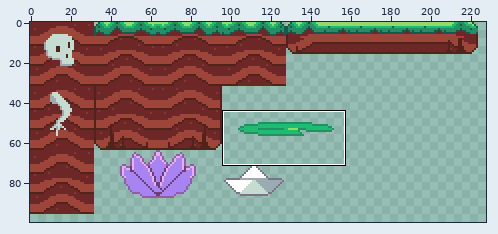
Two states of a sprite sheet, Unity/Assets/Resources/Images/Tiles/Tiles.png. The first picture is a wide view before the edit; the outline marks the close-up.
Close-up. Earlier state:
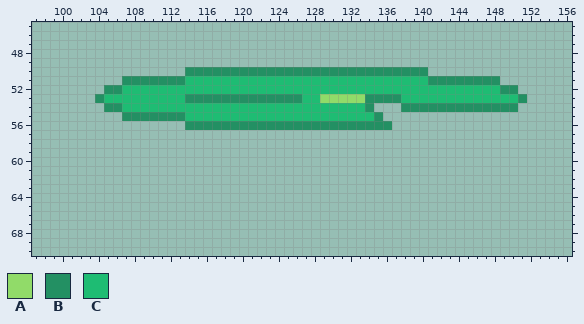
The file is 320x320 pixels. Shown: x 97..156, y 45..70. The wide view leaves out empty margins.
Palette (. is transparent): A #91db69  B #239063  C #1ebc73
Pixels before, first column x 104:
50 ..........BBBBBBBBBBBBBBBBBBBBBBBBBBB...........
51 ...BBBBBBBCCCCCCCCCCCCCCCCCCCCCCCCCCCBBBBBBBB...
52 .BBCCCCCCCCCCCCCCCCCCCCCCCCCCCCCCCCCCCCCCCCCCBB.
53 BCCCCCCCCCBBBBBBBBBBBBBCCAAAAABBBBCCCCCCCCCCCCCB
54 .BBCCCCCCCCCCCCCCCCCCCCCCCCCCCB...BBBBBBBBBBBBB.
55 ...BBBBBBBCCCCCCCCCCCCCCCCCCCCCB................
56 ..........BBBBBBBBBBBBBBBBBBBBBBB...............
After the commit:
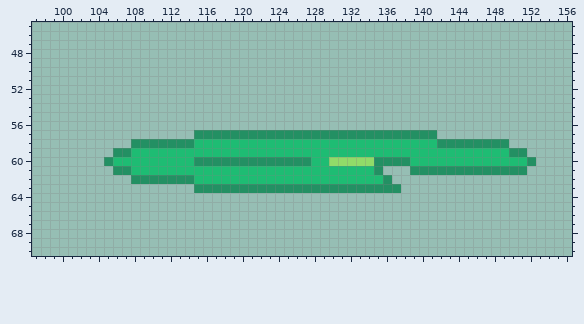
Diff:
y 50: x 114..140 BBBBBBBBBBBBBBBBBBBBBBBBBBB -> ...........................
y 51: x 107..148 BBBBBBBCCCCCCCCCCCCCCCCCCCCCCCCCCCBBBBBBBB -> ..........................................
y 52: x 105..150 BBCCCCCCCCCCCCCCCCCCCCCCCCCCCCCCCCCCCCCCCCCCBB -> ..............................................
y 53: x 104..151 BCCCCCCCCCBBBBBBBBBBBBBCCAAAAABBBBCCCCCCCCCCCCCB -> ................................................
y 54: x 105..134 BBCCCCCCCCCCCCCCCCCCCCCCCCCCCB -> ..............................; x 138..150 BBBBBBBBBBBBB -> .............
y 55: x 107..135 BBBBBBBCCCCCCCCCCCCCCCCCCCCCB -> .............................
y 56: x 114..136 BBBBBBBBBBBBBBBBBBBBBBB -> .......................
y 57: x 115..141 ........................... -> BBBBBBBBBBBBBBBBBBBBBBBBBBB
y 58: x 108..149 .......................................... -> BBBBBBBCCCCCCCCCCCCCCCCCCCCCCCCCCCBBBBBBBB
y 59: x 106..151 .............................................. -> BBCCCCCCCCCCCCCCCCCCCCCCCCCCCCCCCCCCCCCCCCCCBB
y 60: x 105..152 ................................................ -> BCCCCCCCCCBBBBBBBBBBBBBCCAAAAABBBBCCCCCCCCCCCCCB
y 61: x 106..135 .............................. -> BBCCCCCCCCCCCCCCCCCCCCCCCCCCCB; x 139..151 ............. -> BBBBBBBBBBBBB
y 62: x 108..136 ............................. -> BBBBBBBCCCCCCCCCCCCCCCCCCCCCB
y 63: x 115..137 ....................... -> BBBBBBBBBBBBBBBBBBBBBBB
